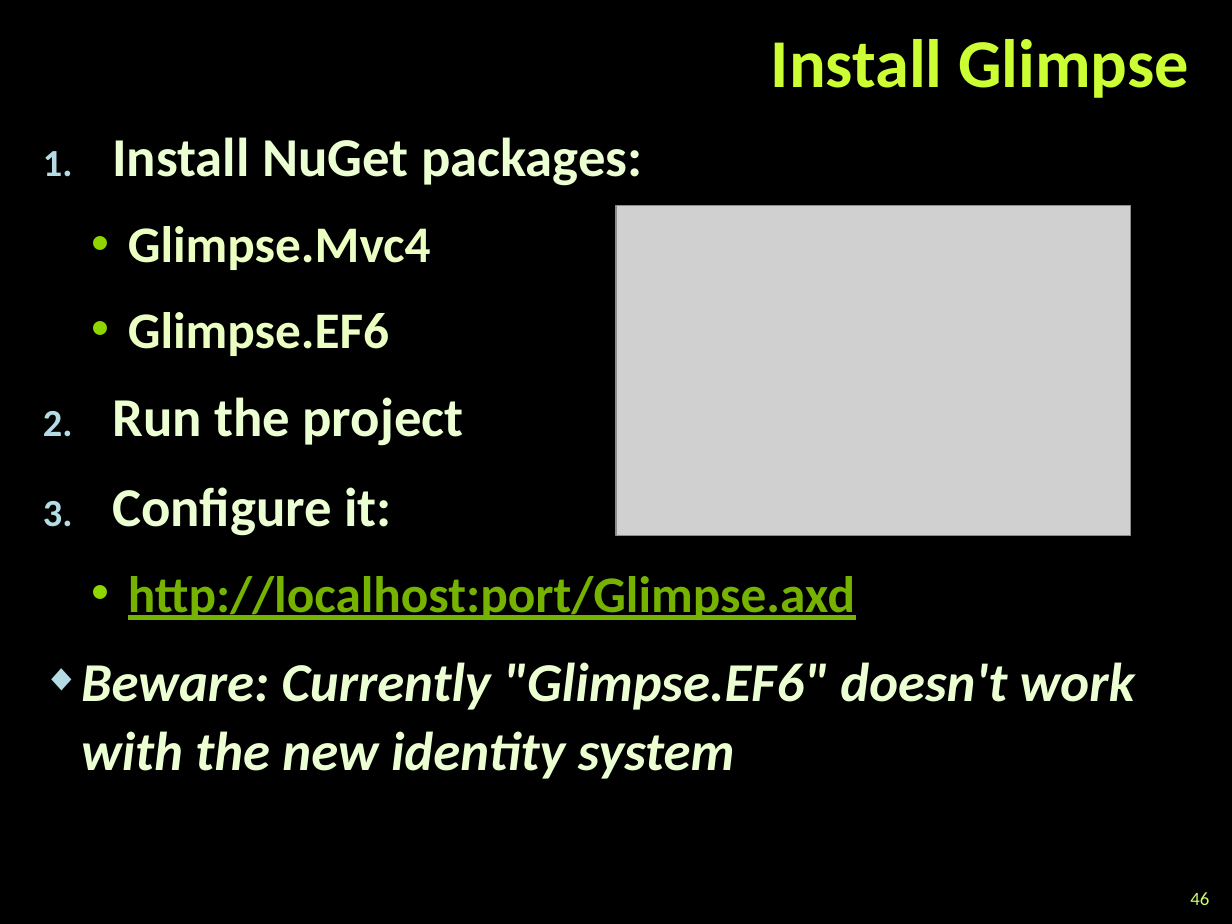
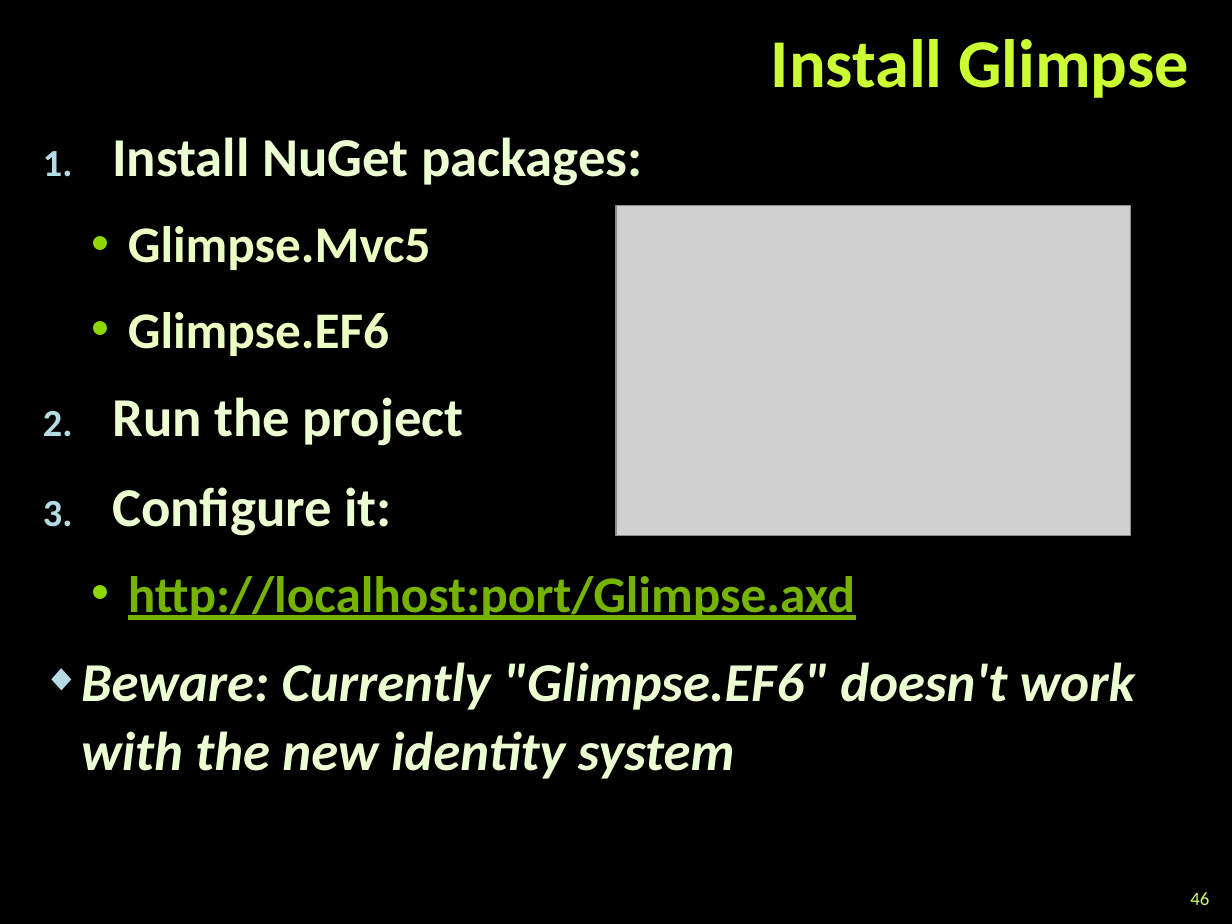
Before and after one commit to martin-nikolov/Telerik-Academy, a slide deck: slide 46 of ASP.NET MVC/01. Introduction to ASP.NET MVC/Introduction-to-ASP.NET-MVC.pptx. Drawn at 1232x924 pixels with LibreOffice and Linux fonts; fonts in the diff are those of the drawing; grey boxes stand for pictures; background and template pictures are left out. Boxes give left, top, right and bottom in pixels: in the first picture for what was removed or moved away, otherwise in the second. Text is boxed around its words. In the diff, an @@ line names an element or a change of style, - is before the commit and + after.

```diff
--- a/ASP.NET MVC/01. Introduction to ASP.NET MVC/Introduction-to-ASP.NET-MVC.pptx
+++ b/ASP.NET MVC/01. Introduction to ASP.NET MVC/Introduction-to-ASP.NET-MVC.pptx
@@ text at box(128, 226, 431, 270): text changed @@
-  • Glimpse.Mvc4
+  • Glimpse.Mvc5
```
Also in this commit, not shown: 6 other slides changed, 19 other files.
